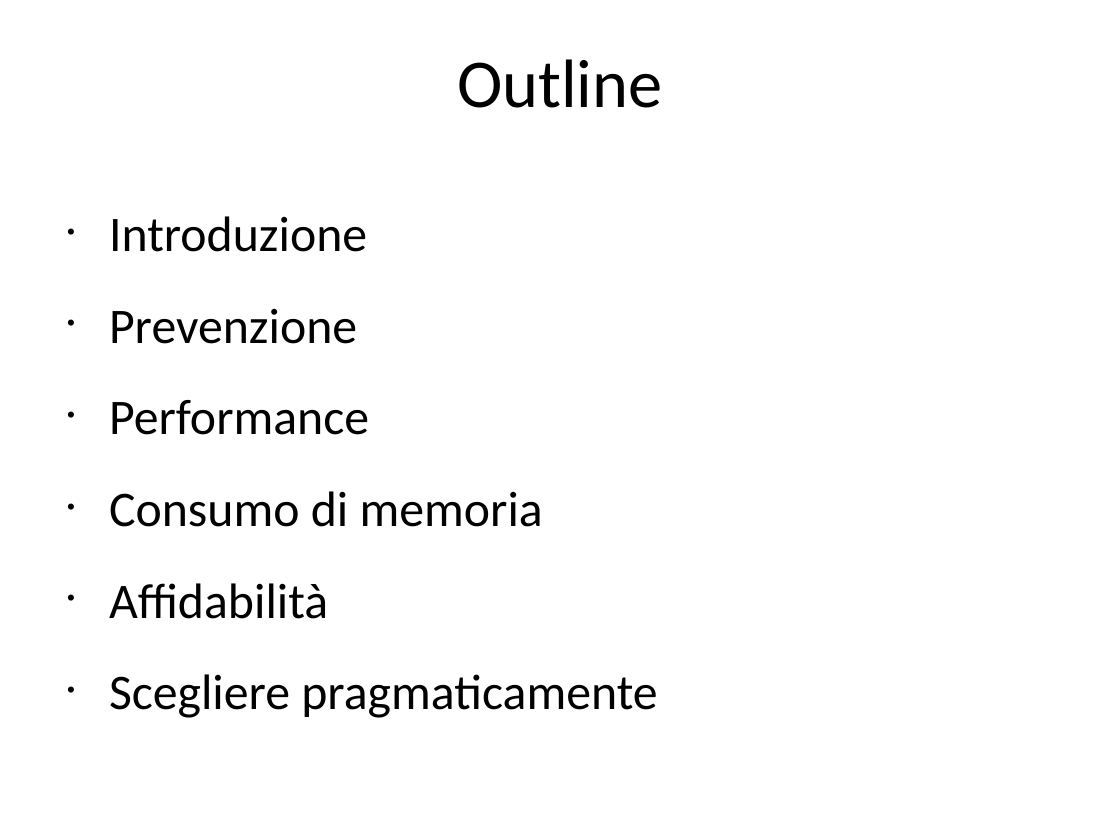
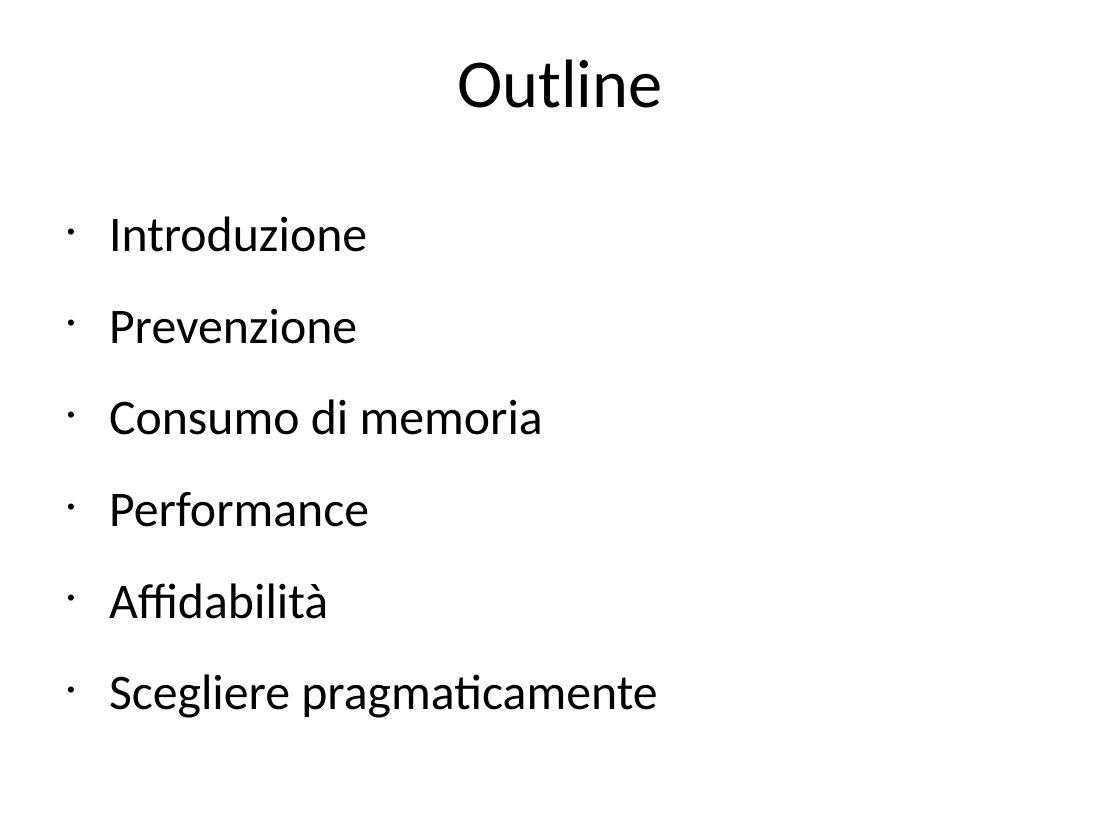
Before and after one commit to rramirez-tec-mx/Repo, a slide deck: slide 3 of La salute del software.odp. Drawn at 1120x840 pixels with LibreOffice and Linux fonts; fonts in the diff are those of the drawing. Boxes give left, top, right and bottom in pixels: in the first picture for what was removed or moved away, otherwise in the second. Text is boxed around its words. In the diff, an @@ line names an element or a change of style, - is before the commit and + after.

```diff
--- a/La salute del software.odp
+++ b/La salute del software.odp
@@ text at (109,399,543,435): paragraph added @@
+• Consumo di memoria
@@ text at (109,491,543,527): paragraph removed @@
-• Consumo di memoria
```
Also in this commit, not shown: 10 other slides changed, 16 slides added, 1 slide removed.
